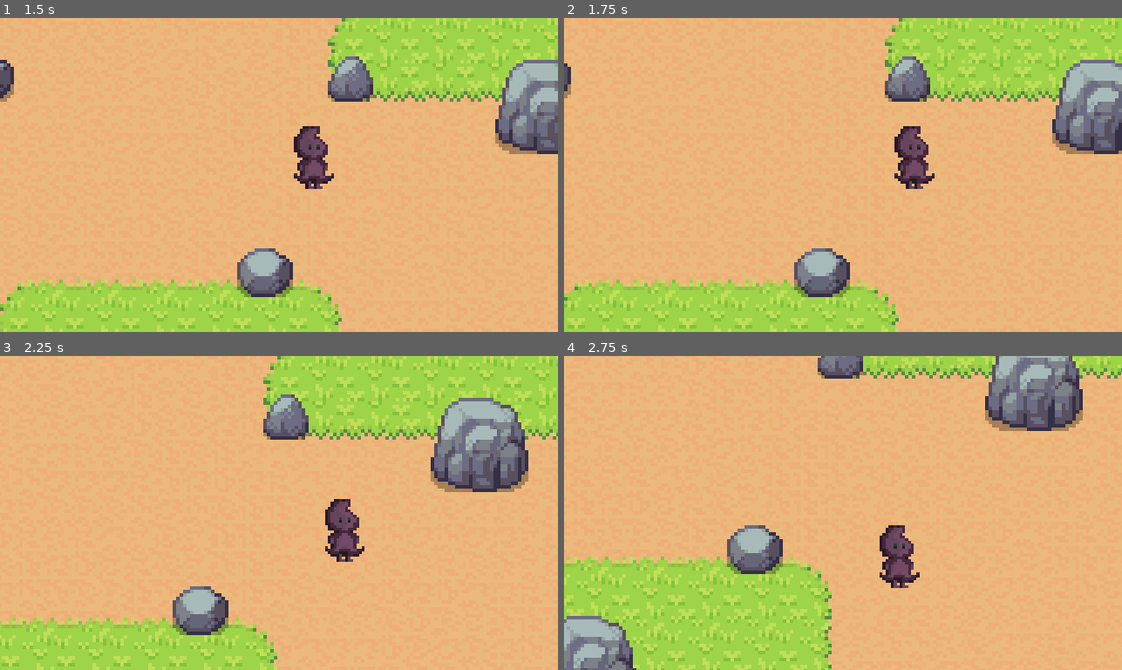
Above: before the commit, frames 1-4 (two rows, left to right).
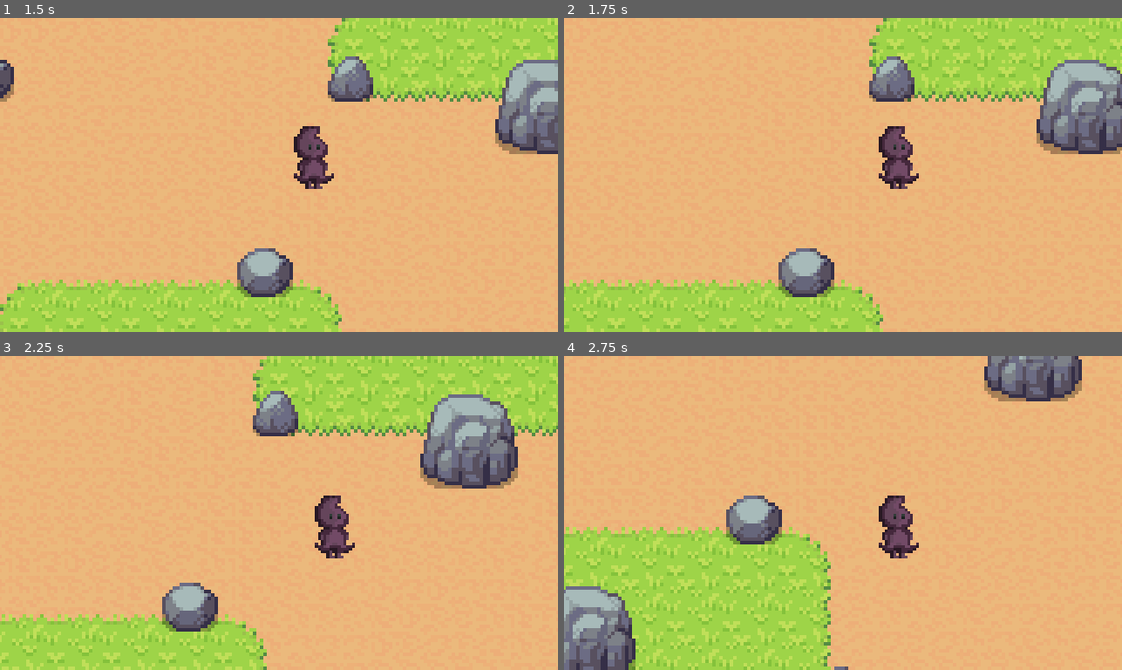
Above: after the commit, the same moments.

Repository: mkseay2/spirit
Game: Godot game, scene res://menu.tscn
The game is run twice, just before and just after one commit, with the same random seed, the same clock (stepped at 60 frames per second) and the same inputs.
Inputs:
- Up to frame 1 (1.5 s): click "New Game" at 0.5 s; tap Enter at 1.25 s; hold Right (ui_right) from 1.28 s (still down)
- Up to frame 2 (1.75 s): keep holding Right (ui_right)
- Up to frame 3 (2.25 s): release Right (ui_right) at 2.03 s; hold Down (ui_down) from 2.03 s (still down)
- Up to frame 4 (2.75 s): keep holding Down (ui_down)

Frame 1 is identical in both runs. In frame 2, 16% of the frame differs, in the area x 0-100%, y 0-100%; in frame 3, 17%; in frame 4, 22%.

Commit message:
player can move from room 1 to room 2

Diff:
--- a/Levels/level1/level1_room2.tscn
+++ b/Levels/level1/level1_room2.tscn
@@ -1,6 +1,7 @@
-[gd_scene load_steps=5 format=3 uid="uid://divfeqomqs06o"]
+[gd_scene load_steps=6 format=3 uid="uid://divfeqomqs06o"]
 
 [ext_resource type="Texture2D" uid="uid://fb7c1lwc1tym" path="res://TileSets/1_terrain.png" id="1_n15ai"]
+[ext_resource type="PackedScene" uid="uid://dfi3aa0asnuis" path="res://PlayerCharacter/player.tscn" id="3_puwq6"]
 
 [sub_resource type="TileSetAtlasSource" id="TileSetAtlasSource_v8a4w"]
 texture = ExtResource("1_n15ai")
@@ -161,3 +162,6 @@
 [node name="CollisionShape2D" type="CollisionShape2D" parent="Area2D"]
 position = Vector2(-19.5, 136)
 shape = SubResource("RectangleShape2D_qjdcn")
+
+[node name="Player" parent="." instance=ExtResource("3_puwq6")]
+position = Vector2(25, 145)
--- a/PlayerCharacter/player.tscn
+++ b/PlayerCharacter/player.tscn
@@ -28,6 +28,5 @@
 limit_right = 448
 limit_bottom = 288
 limit_smoothed = true
-position_smoothing_enabled = true
 drag_horizontal_enabled = true
 drag_vertical_enabled = true
